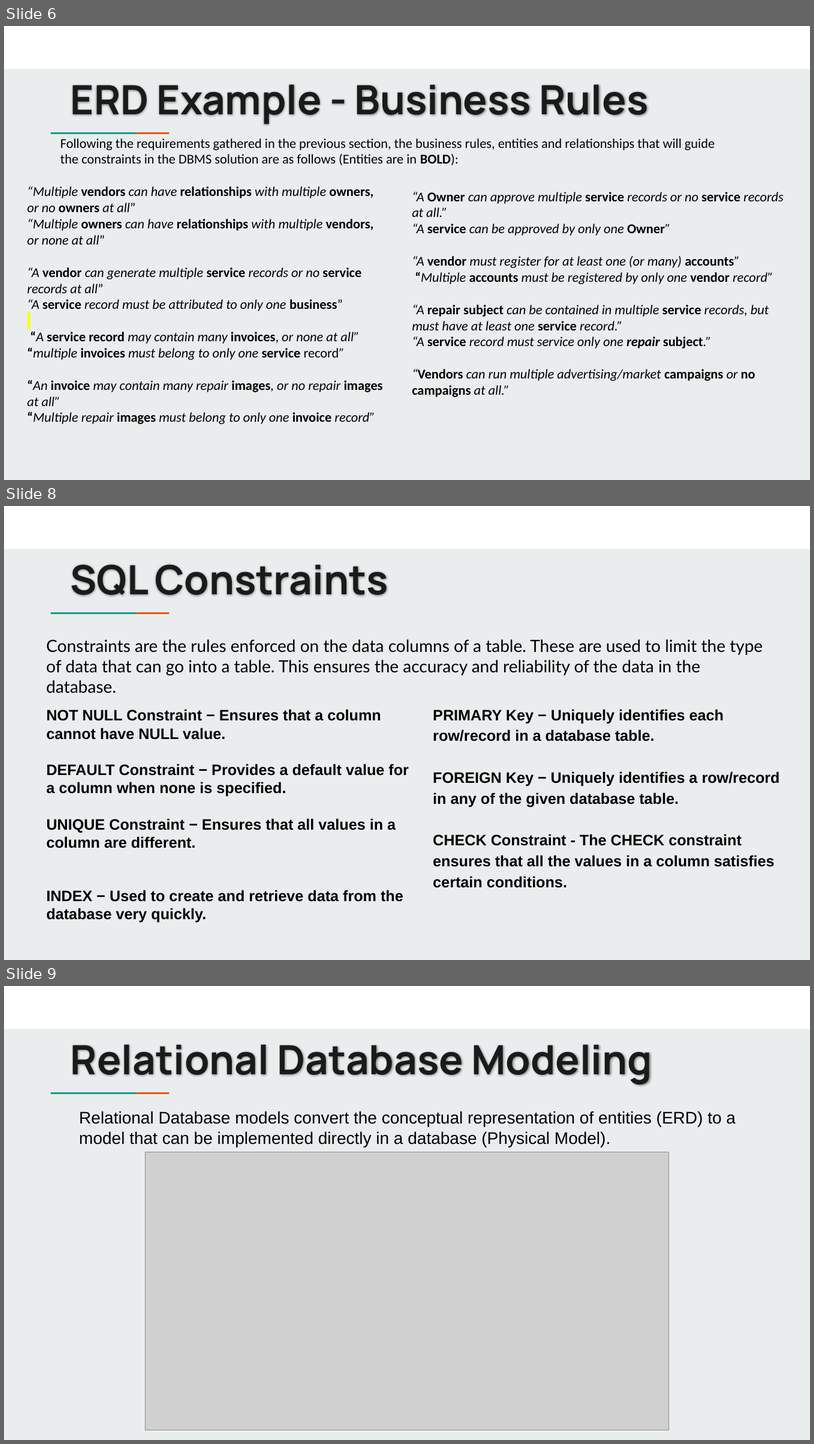
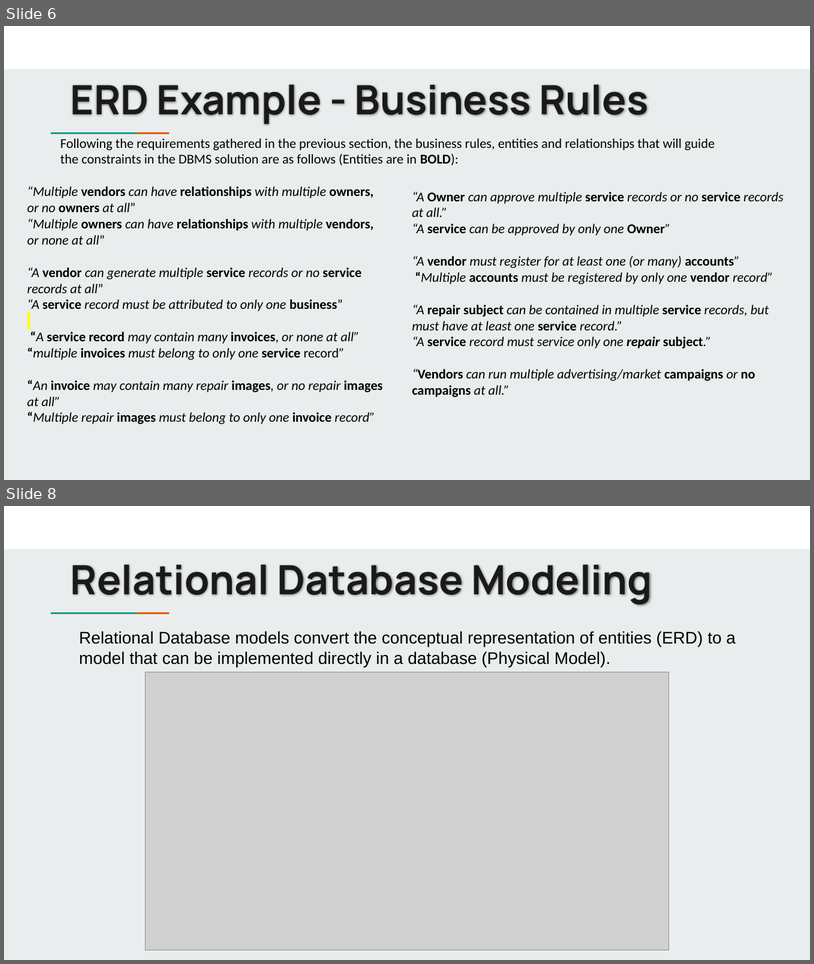
Before and after one commit to jbergmann56/OSDA-DataManipulationAndManagement, a slide deck: Lectures/(6) Database Design - Structuring & Modeling Data.pptx. Shown one above the other, each under a label of ours: slides 6, 8 and 9 before the commit, slides 6 and 8 after it; the slides between them are not shown. The pictures are 814x1444 and 814x964 pixels, drawn with LibreOffice and Linux fonts; fonts in the diff are those of the drawing; grey boxes stand for pictures. Boxes give left, top, right and bottom in pixels: in the first picture for what was removed or moved away, otherwise in the second. Text is boxed around its words. In the diff, an @@ line names an element or a change of style, - is before the commit and + after.

```diff
--- a/Lectures/(6) Database Design - Structuring & Modeling Data.pptx
+++ b/Lectures/(6) Database Design - Structuring & Modeling Data.pptx
@@ slide 8 removed at box(4, 506, 810, 960), background #E9EDEE; not listed: 3 template elements that a slide beside it also shows @@
@@ title removed at box(71, 564, 388, 596) @@
-SQL Constraints
@@ text removed at box(46, 639, 763, 693) @@
-Constraints are the rules enforced on the data columns of a table. These are used to limit the type of data that can go into a table. This ensures the accuracy and reliability of the data in the database.
@@ text removed at box(47, 709, 409, 922) @@
-NOT NULL Constraint − Ensures that a column cannot have NULL value.
-DEFAULT Constraint − Provides a default value for a column when none is specified.
-UNIQUE Constraint − Ensures that all values in a column are different.
-INDEX − Used to create and retrieve data from the database very quickly.
@@ text removed at box(433, 709, 780, 888) @@
-PRIMARY Key − Uniquely identifies each row/record in a database table.
-FOREIGN Key − Uniquely identifies a row/record in any of the given database table.
-CHECK Constraint - The CHECK constraint ensures that all the values in a column satisfies certain conditions.
@@ what was slide 9 is now slide 8 @@
```
Also in this commit, not shown: 5 slides changed, 4 other files.
